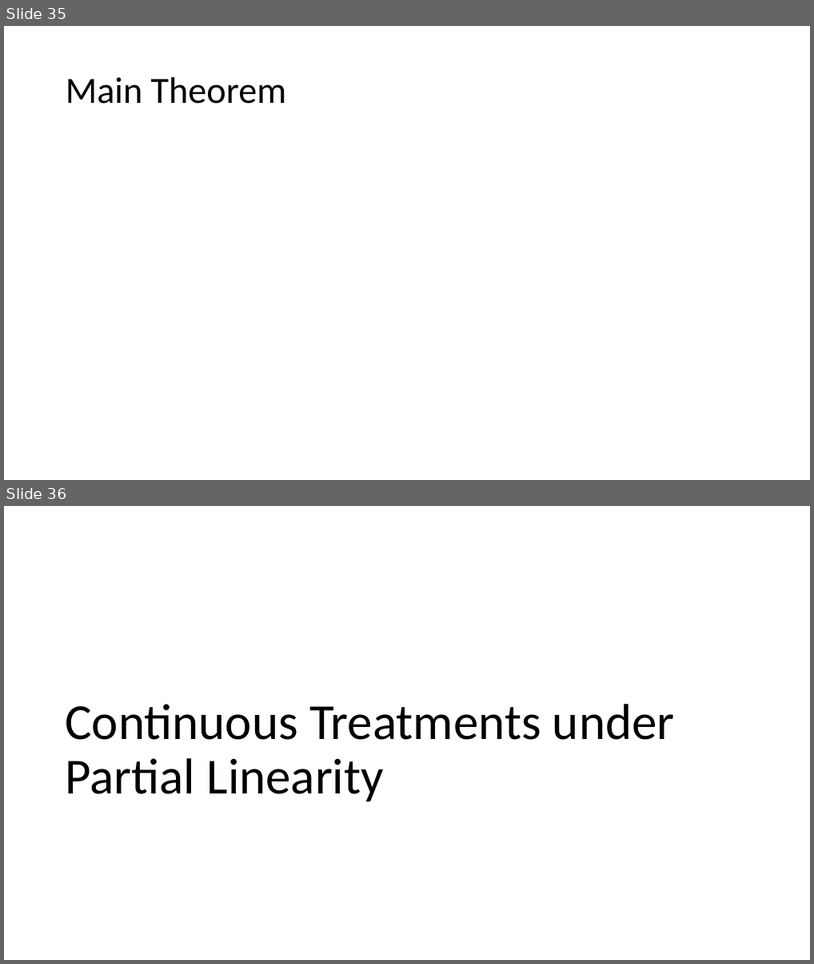
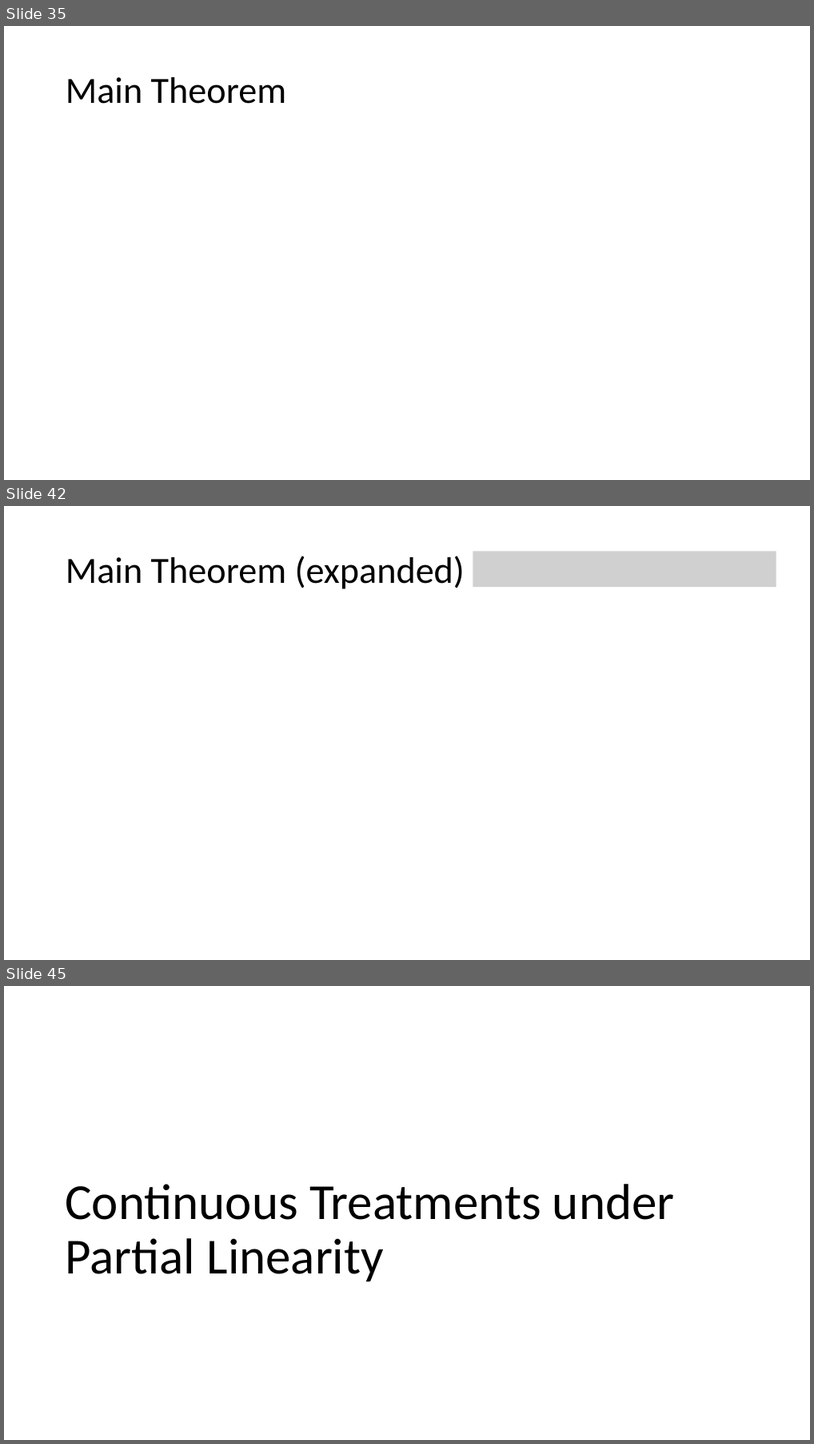
Before and after one commit to stanford-msande228/winter24, a slide deck: assets/presentations/MSANDE228_Lecture12_Inference_with_Modern_NonLinear_Methods.pptx. Shown one above the other, each under a label of ours: slides 35 and 36 before the commit, slides 35, 42 and 45 after it; the slides between them are not shown. The pictures are 814x964 and 814x1444 pixels, drawn with LibreOffice and Linux fonts; fonts in the diff are those of the drawing; grey boxes stand for pictures. Boxes give left, top, right and bottom in pixels: in the first picture for what was removed or moved away, otherwise in the second. Text is boxed around its words. In the diff, an @@ line names an element or a change of style, - is before the commit and + after.

```diff
--- a/assets/presentations/MSANDE228_Lecture12_Inference_with_Modern_NonLinear_Methods.pptx
+++ b/assets/presentations/MSANDE228_Lecture12_Inference_with_Modern_NonLinear_Methods.pptx
@@ slide 42 added at [4, 506, 810, 960], background #FFFFFF @@
@@ picture added at [473, 552, 777, 587] @@
@@ title added at [66, 556, 465, 589], 44 pt, text #000000 @@
+Main Theorem (expanded)
@@ what was slide 36 is now slide 45 @@
```
Also in this commit, not shown: 8 other slides added, 13 other files.
